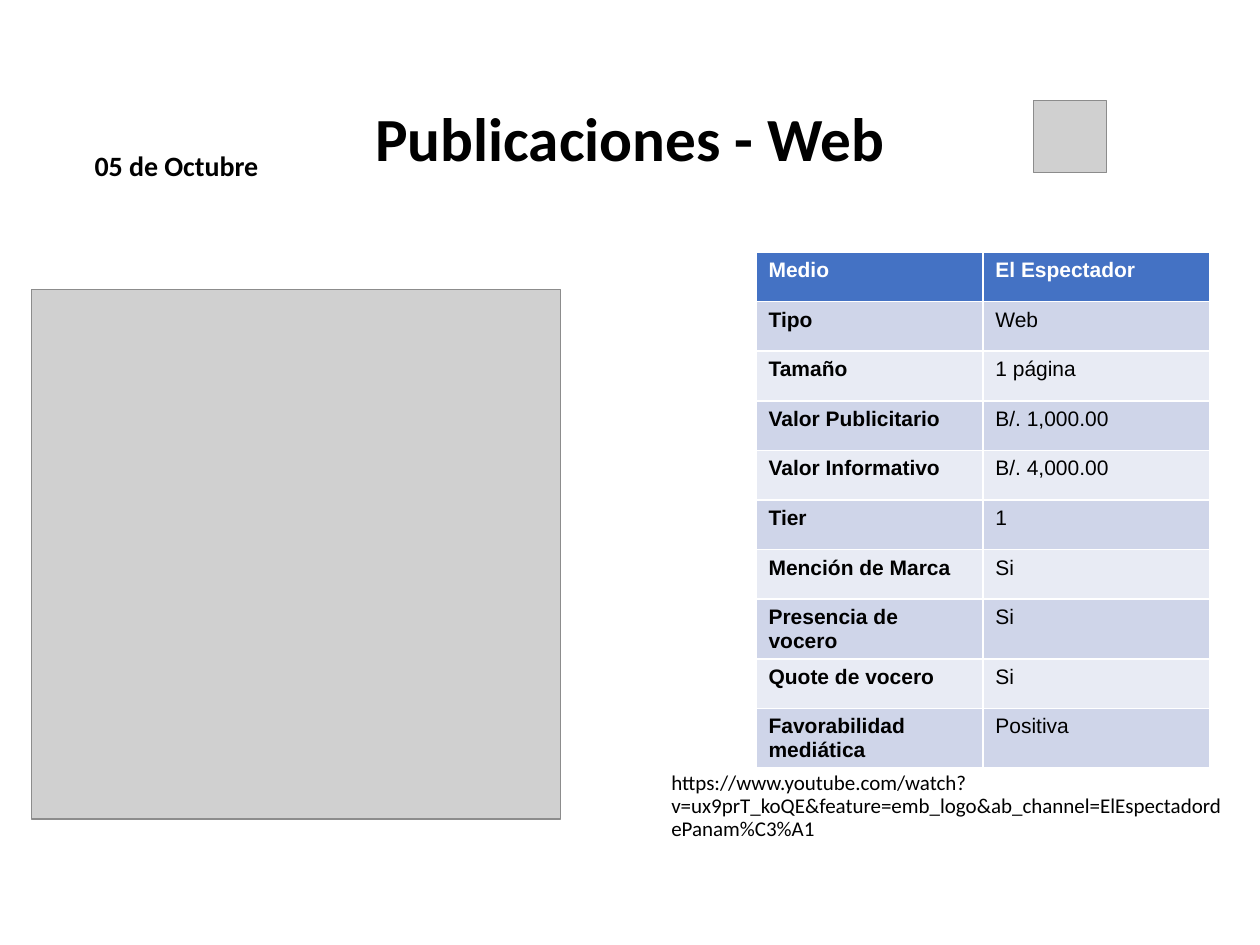
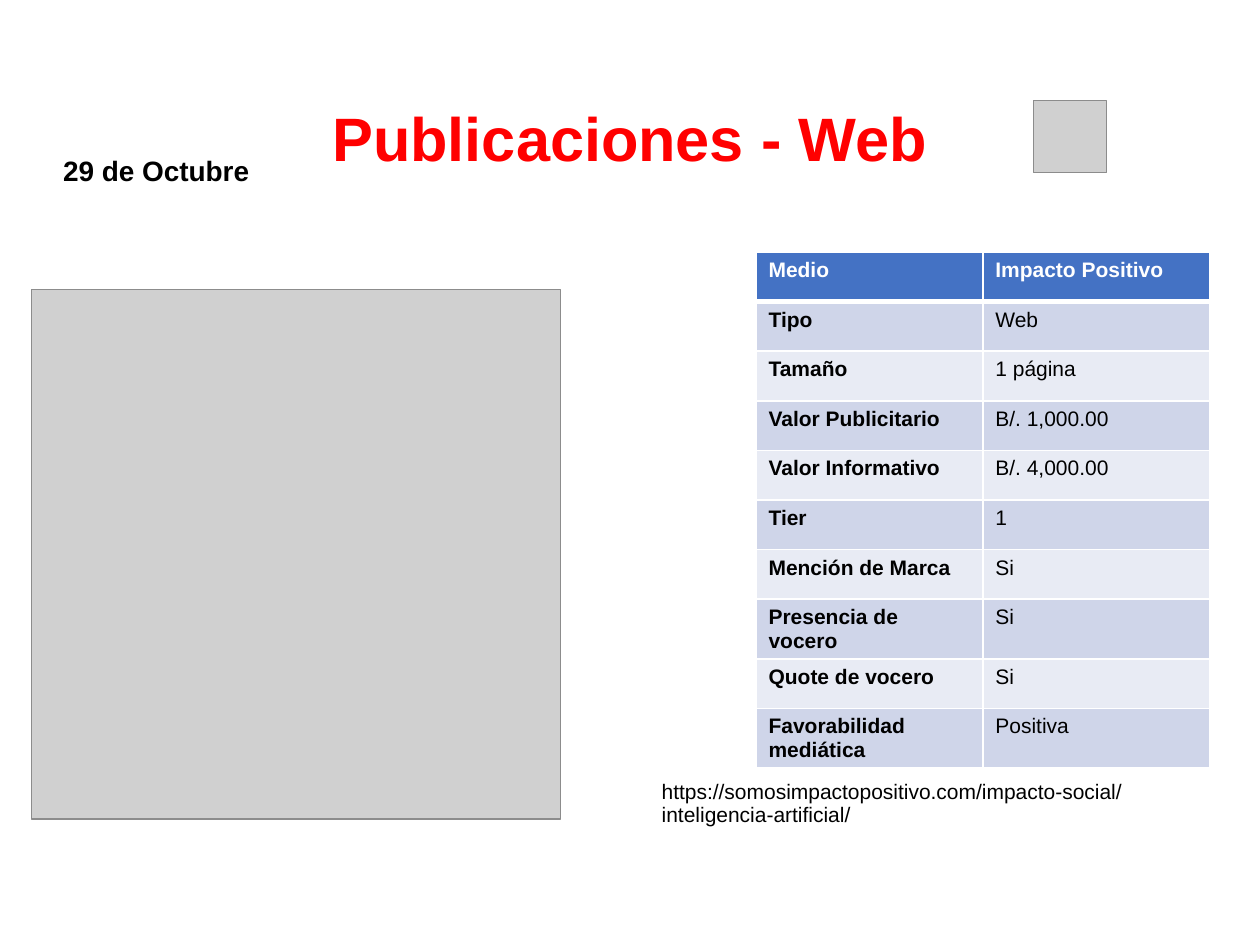
Before and after one commit to dgarci23/Report-Generator, a slide deck: slide 15 of Presentacion Terminada.pptx (slide 3 before the commit). Drawn at 1260x945 pixels with LibreOffice and Linux fonts; fonts in the diff are those of the drawing; grey boxes stand for pictures; background and template pictures are left out. Boxes give left, top, right and bottom in pixels: in the first picture for what was removed or moved away, otherwise in the second. Text is boxed around its words. In the diff, an @@ line names an element or a change of style, - is before the commit and + after.

```diff
--- a/Presentacion Terminada.pptx
+++ b/Presentacion Terminada.pptx
@@ title "Publicaciones - Web" at bbox=[332, 116, 926, 162]: font Calibri to Arial, text colour #000000 to #FF0000 @@
@@ text "29 de Octubre" at bbox=[63, 160, 249, 182]: vertical alignment bottom to top @@
@@ text at bbox=[63, 160, 249, 182]: text changed; font Calibri to Arial @@
-05 de Octubre
+29 de Octubre
@@ table at bbox=[756, 252, 1210, 762] @@
-row 1, column 2: El Espectador
+row 1, column 2: Impacto Positivo
@@ text at bbox=[662, 783, 1122, 826]: text changed; font Calibri to Arial @@
-https://www.youtube.com/watch?v=ux9prT_koQE&feature=emb_logo&ab_channel=ElEspectadordePanam%C3%A1
+https://somosimpactopositivo.com/impacto-social/inteligencia-artificial/
```
Also in this commit, not shown: 8 other slides changed, 19 slides added, 2 other files.
